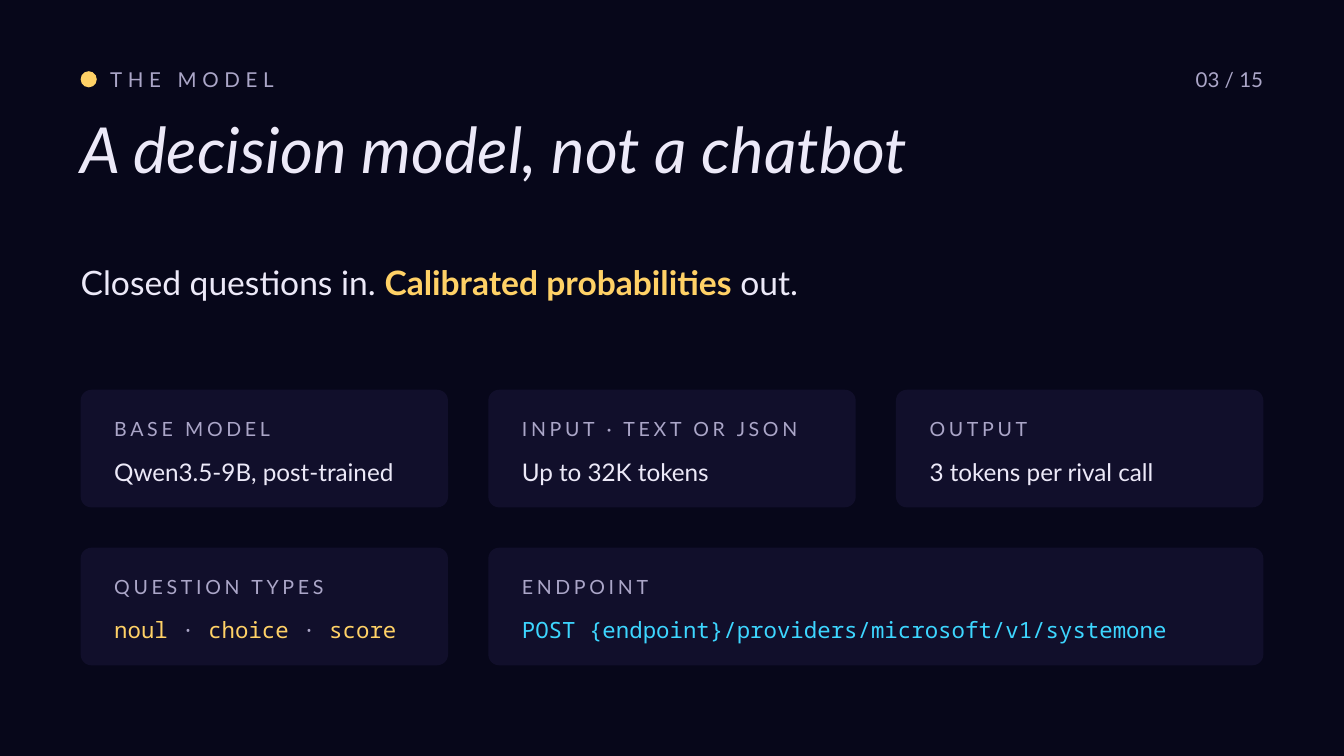
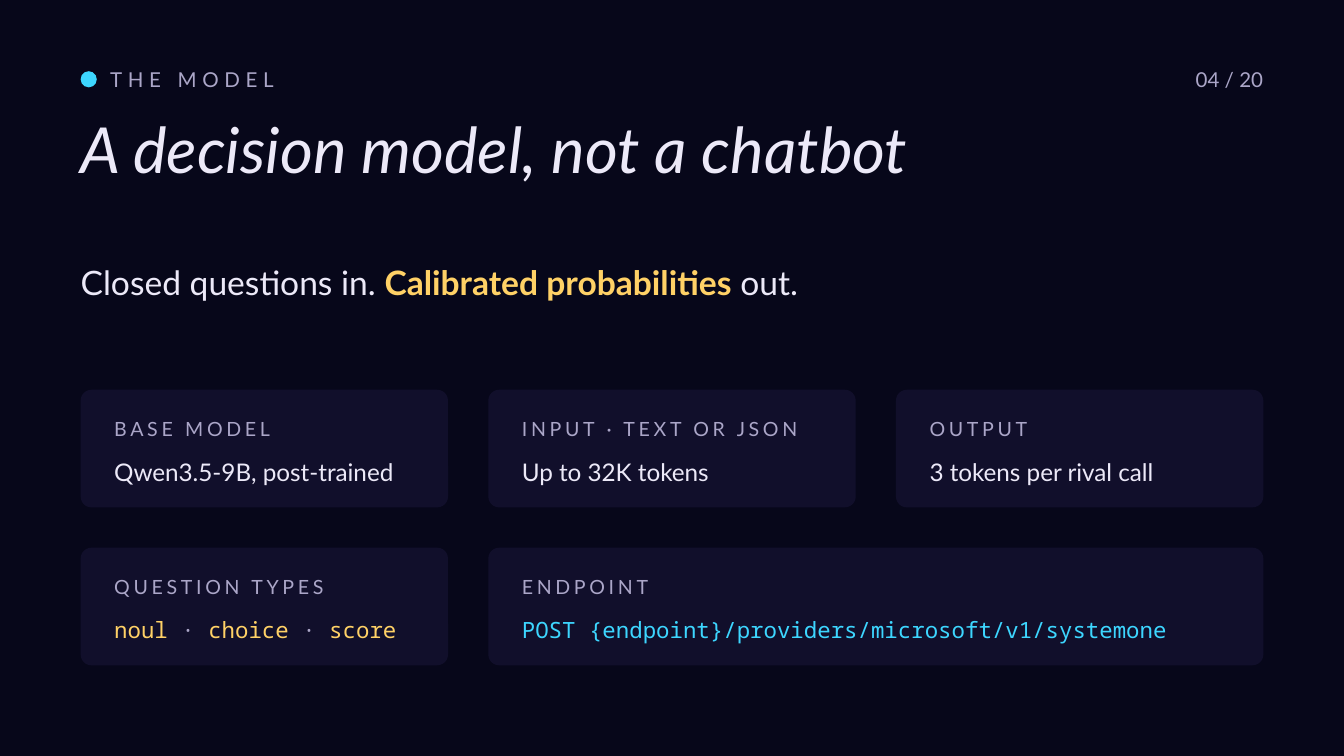
Before and after one commit to roryp/racing, a slide deck: slide 4 of docs/luna-gp-deck.pptx. Drawn at 1344x756 pixels with LibreOffice and Linux fonts; fonts in the diff are those of the drawing. Boxes give left, top, right and bottom in pixels: in the first picture for what was removed or moved away, otherwise in the second. Text is boxed around its words. In the diff, an @@ line names an element or a change of style, - is before the commit and + after.

```diff
--- a/docs/luna-gp-deck.pptx
+++ b/docs/luna-gp-deck.pptx
@@ ellipse at [81,71,97,87]: fill #FFD166 to #3DD6FF @@
@@ text at [1196,72,1263,87]: text changed @@
-03 / 15
+04 / 20
```
Also in this commit, not shown: 12 other slides changed, 3 slides added.
